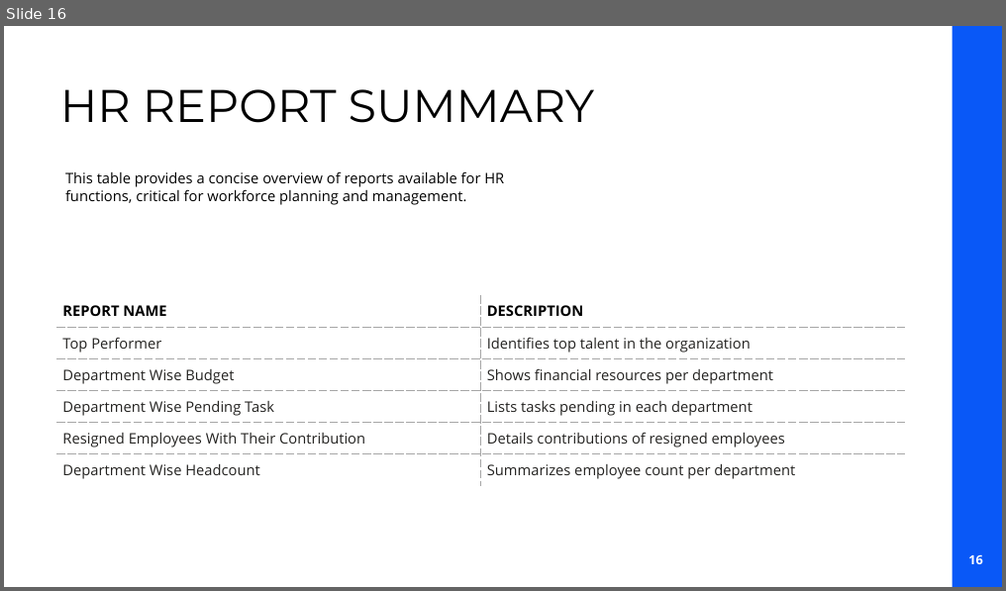
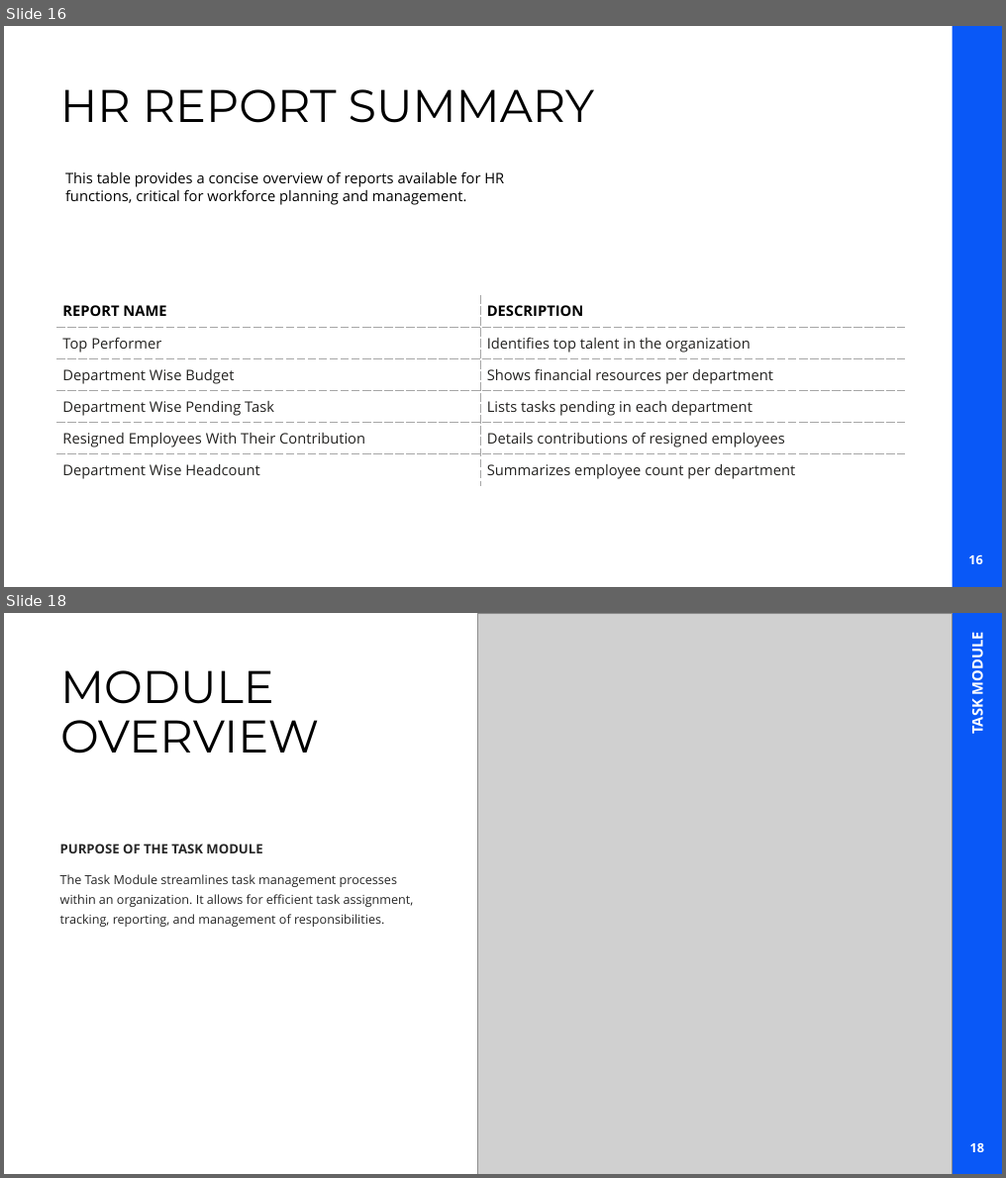
Before and after one commit to asifkotla/EmplManagementSystem, a slide deck: PowerPoint Presentation/EMPLOYEE MANAGEMENT SYSTEM.pptx. Shown one above the other, each under a label of ours: slide 16 before the commit, slides 16 and 18 after it; the slides between them are not shown. The pictures are 1006x591 and 1006x1178 pixels, drawn with LibreOffice and Linux fonts; fonts in the diff are those of the drawing; grey boxes stand for pictures; background and template pictures are left out. Boxes give left, top, right and bottom in pixels: in the first picture for what was removed or moved away, otherwise in the second. Text is boxed around its words. In the diff, an @@ line names an element or a change of style, - is before the commit and + after.

```diff
--- a/PowerPoint Presentation/EMPLOYEE MANAGEMENT SYSTEM.pptx
+++ b/PowerPoint Presentation/EMPLOYEE MANAGEMENT SYSTEM.pptx
@@ slide 18 added at [4,613,1002,1174], background #FFFFFF; not listed: 1 template element that a slide beside it also shows @@
@@ picture added at [478,613,952,1174] @@
@@ text added at [967,638,987,734], 14 pt, text #FFFFFF, bold @@
+TASK MODULE
@@ title added at [60,670,319,754], 44 pt, text #000000 @@
+MODULE OVERVIEW
@@ text added at [60,844,262,854], 12.5 pt, text #262626, bold @@
+PURPOSE OF THE TASK MODULE
@@ text added at [60,874,414,927], 12 pt, text #262626 @@
+The Task Module streamlines task management processes within an organization. It allows for efficient task assignment, tracking, reporting, and management of responsibilities.
@@ page number added at [970,1143,985,1153], 12.1 pt, text #FFFFFF, bold @@
+18
```
Also in this commit, not shown: 17 other slides changed, 6 other slides added, 1 other file.
